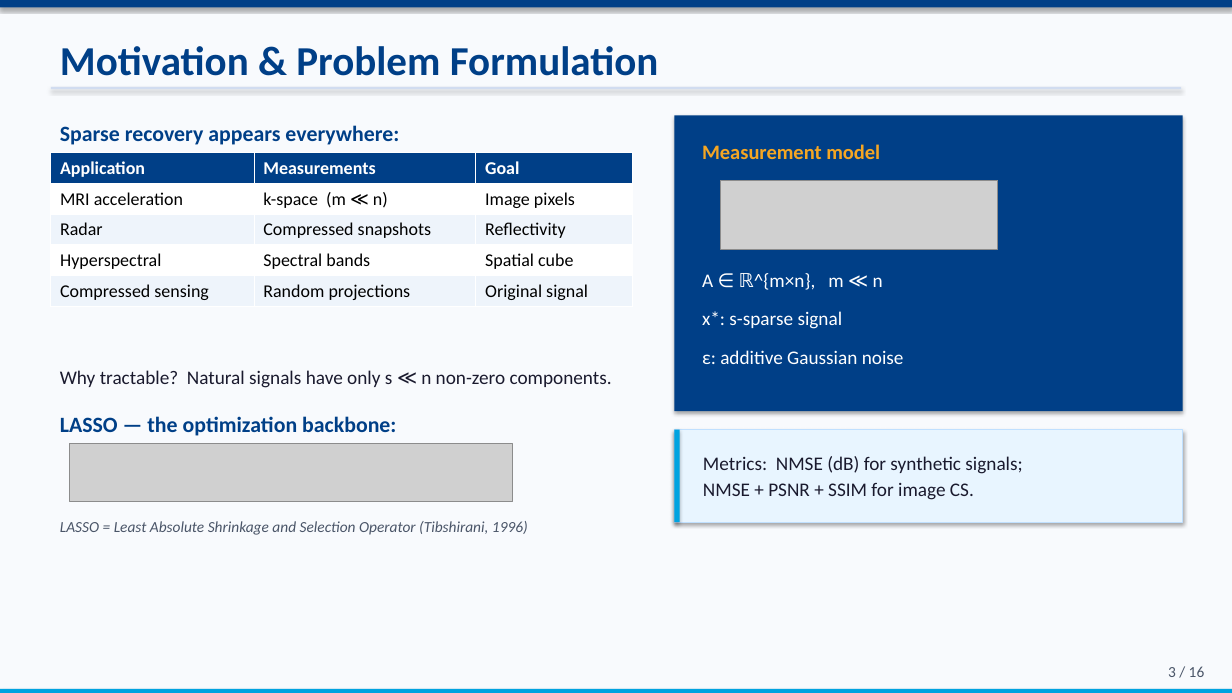
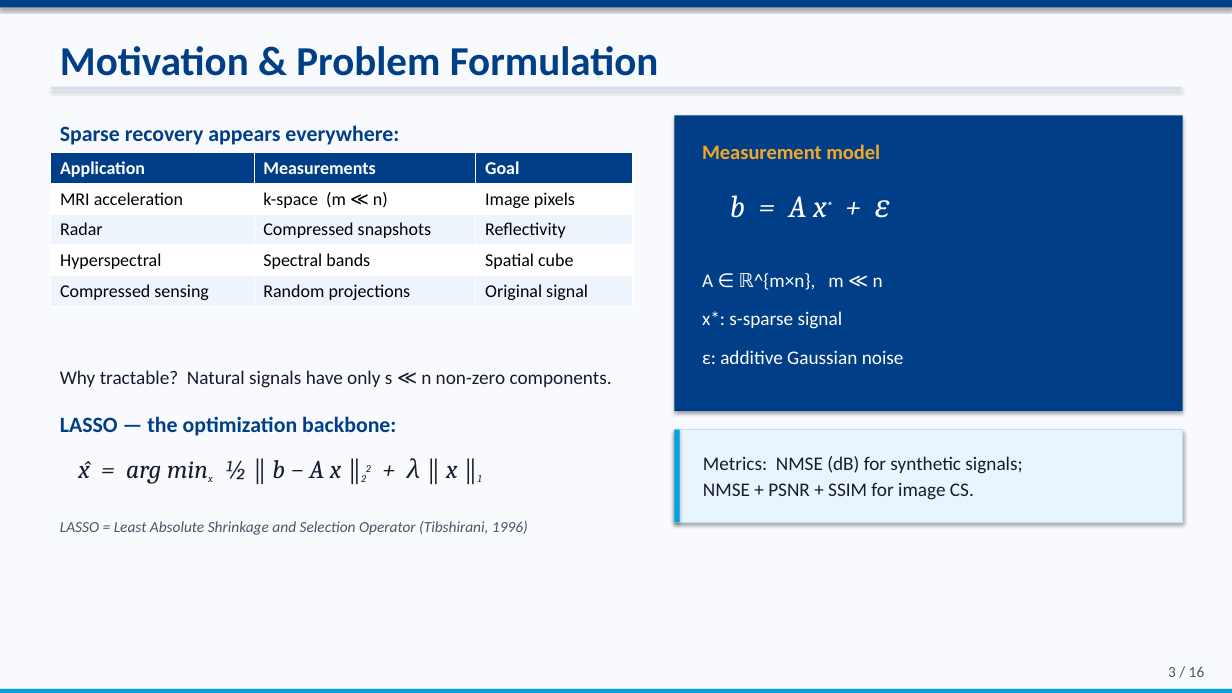
Before and after one commit to ThEpiCake/hyperlista-mbdl, a slide deck: slide 3 of submission/MBDL_Seminar_Presentation.pptx. Drawn at 1232x693 pixels with LibreOffice and Linux fonts; fonts in the diff are those of the drawing; grey boxes stand for pictures. Boxes give left, top, right and bottom in pixels: in the first picture for what was removed or moved away, otherwise in the second. Text is boxed around its words. In the diff, an @@ line names an element or a change of style, - is before the commit and + after.

```diff
--- a/submission/MBDL_Seminar_Presentation.pptx
+++ b/submission/MBDL_Seminar_Presentation.pptx
@@ picture removed at bbox=[721, 180, 998, 250] @@
@@ text added at bbox=[730, 195, 890, 218], 24 pt, text #FFFFFF, italic @@
+b = A x* + ε
@@ picture removed at bbox=[69, 444, 513, 502] @@
@@ text added at bbox=[78, 458, 482, 483], 20 pt, text #1A1A2E, italic @@
+x̂ = arg minx ½ ‖ b − A x ‖22 + λ ‖ x ‖1
```
Also in this commit, not shown: 5 other slides changed, 1 other file.
